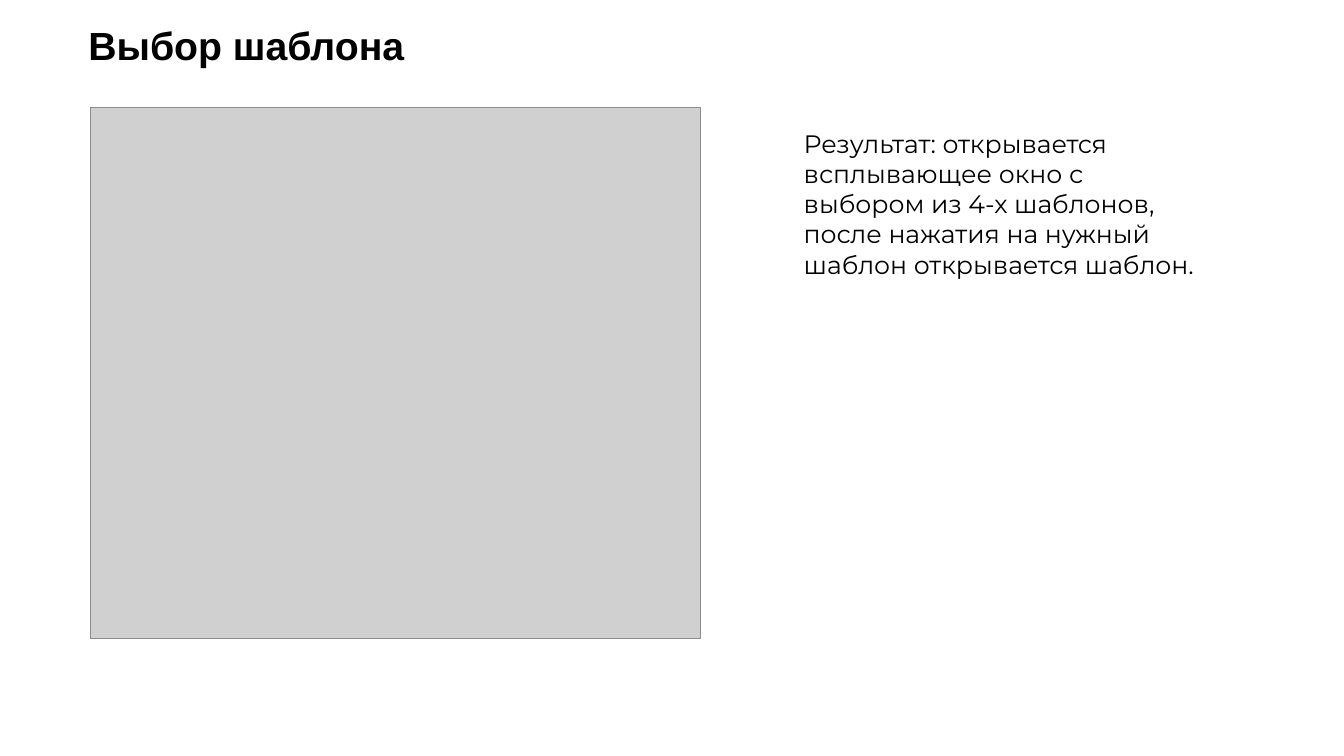
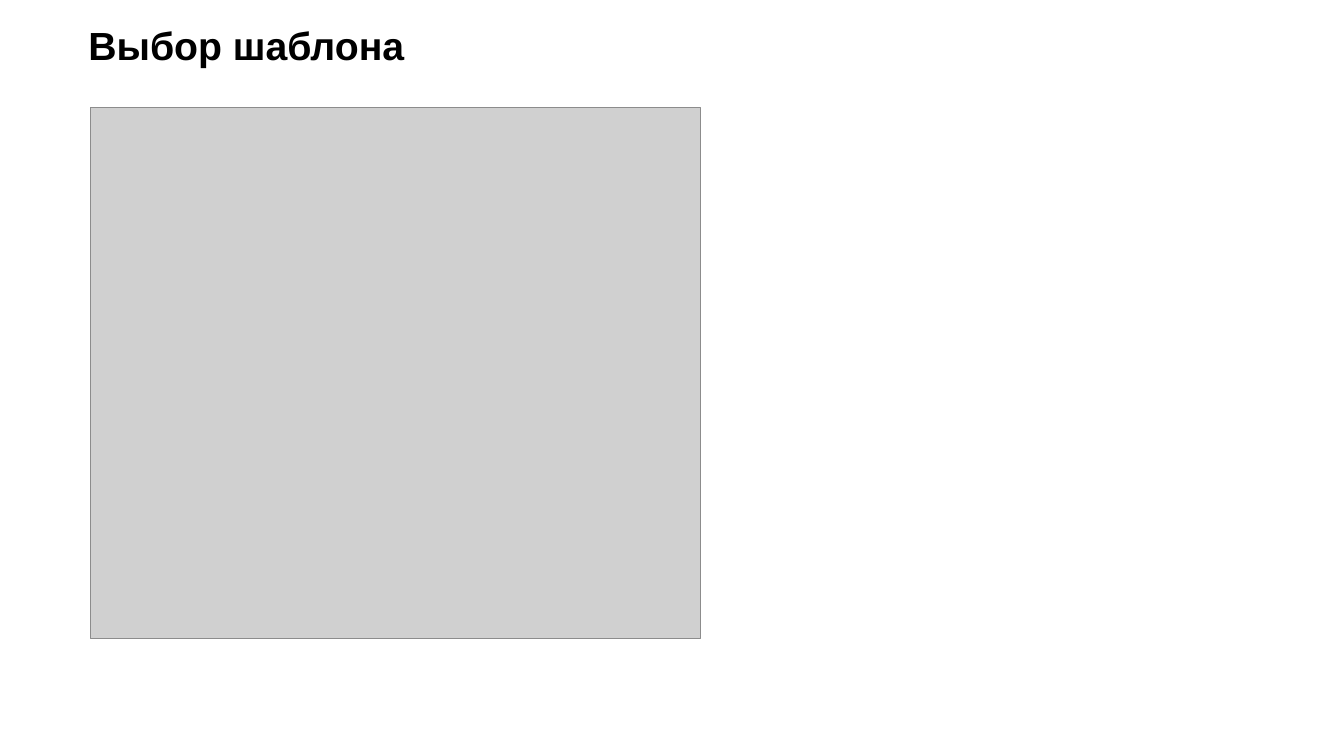
Before and after one commit to Samira13456/project3, a slide deck: slide 9 of pr3.pptx. Drawn at 1344x756 pixels with LibreOffice and Linux fonts; fonts in the diff are those of the drawing; grey boxes stand for pictures; background and template pictures are left out. Boxes give left, top, right and bottom in pixels: in the first picture for what was removed or moved away, otherwise in the second. Text is boxed around its words. In the diff, an @@ line names an element or a change of style, - is before the commit and + after.

```diff
--- a/pr3.pptx
+++ b/pr3.pptx
@@ text removed at [804, 135, 1194, 279] @@
-Результат: открывается всплывающее окно с выбором из 4-х шаблонов, после нажатия на нужный шаблон открывается шаблон.
```
Also in this commit, not shown: 7 other slides changed, 3 slides added, 2 slides removed.
